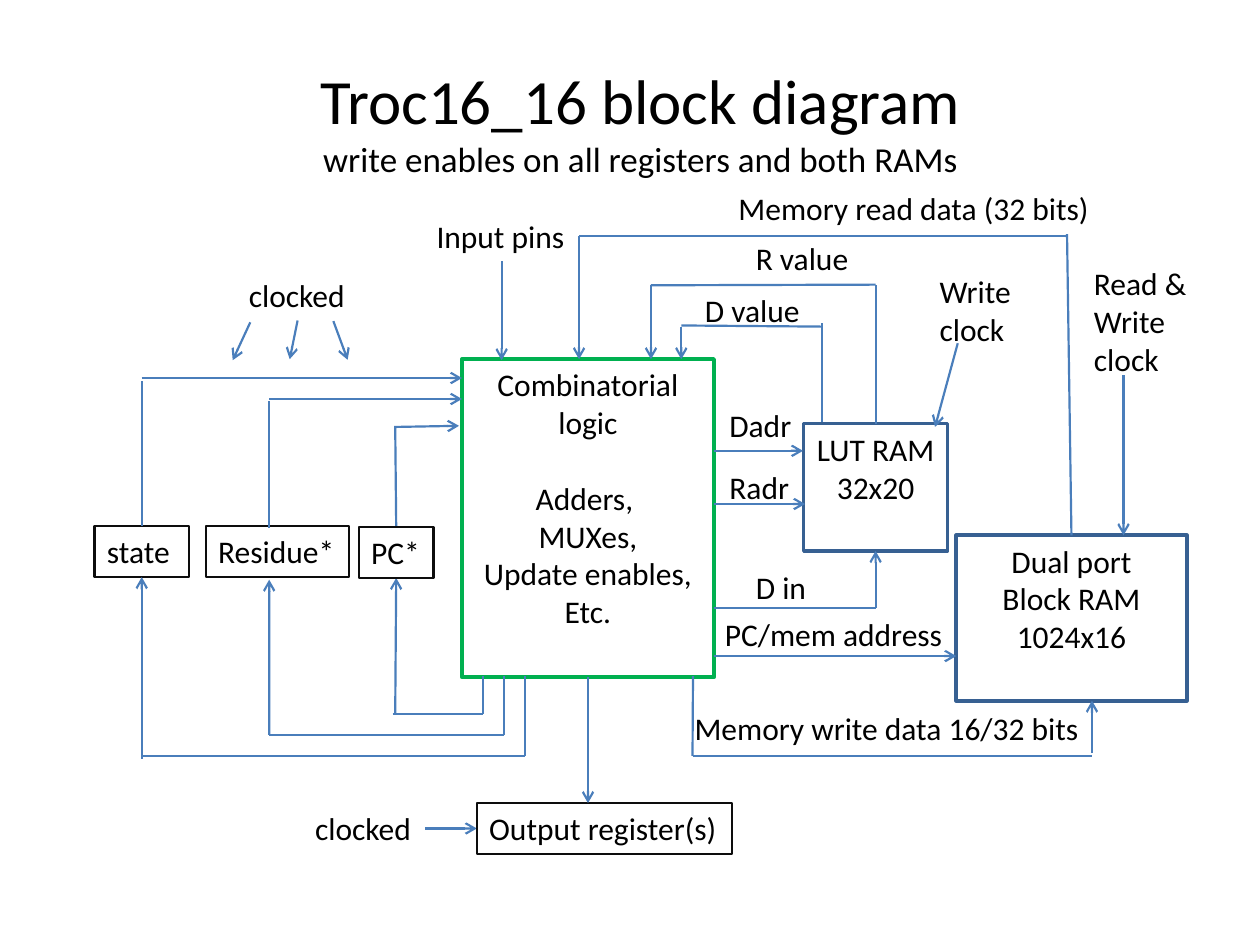
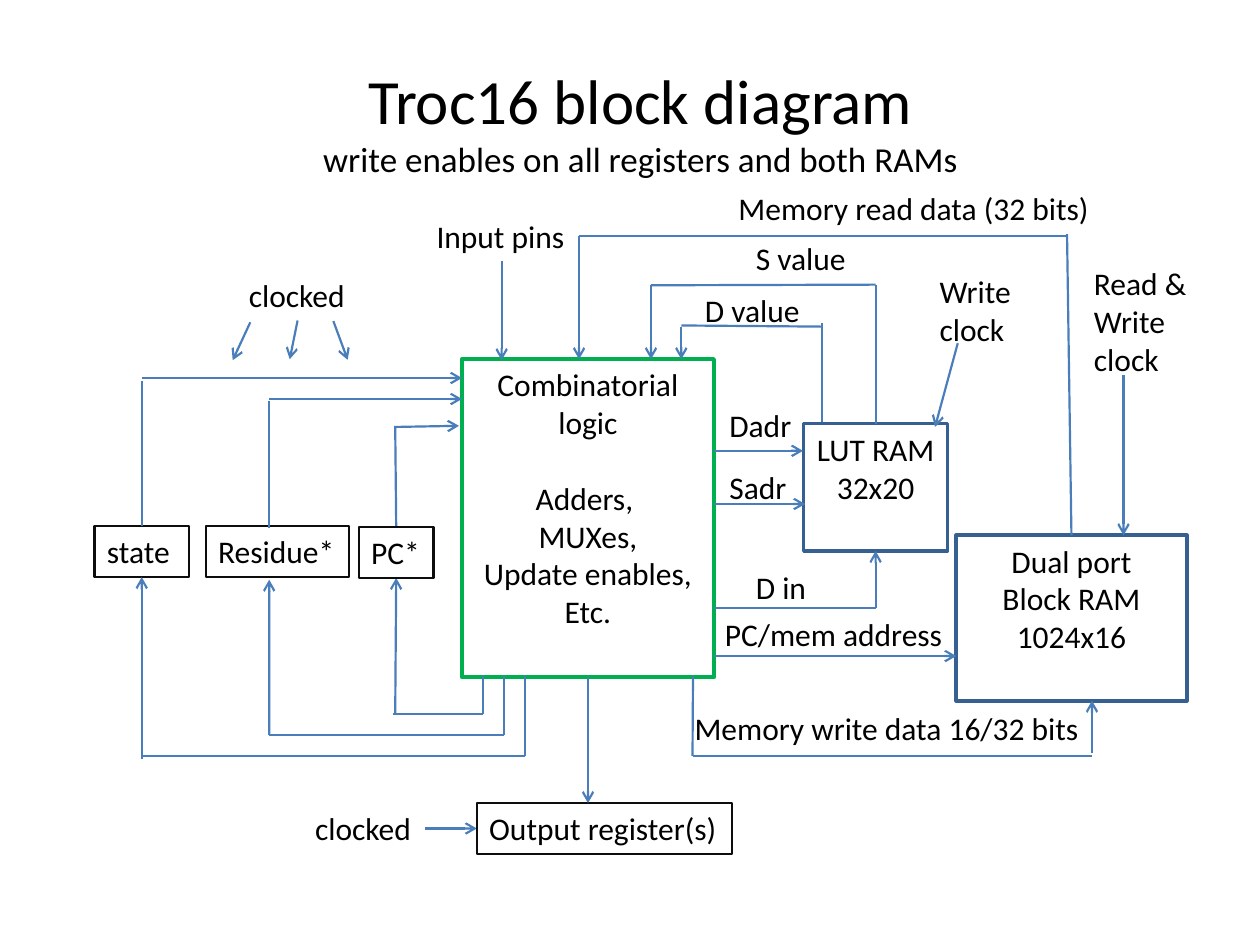
Before and after one commit to jimbrake/TROC16_16, a slide deck: slide 21 of DIY_soft-core_uP.pptx (slide 18 before the commit). Drawn at 1260x945 pixels with LibreOffice and Linux fonts; fonts in the diff are those of the drawing. Boxes give left, top, right and bottom in pixels: in the first picture for what was removed or moved away, otherwise in the second. Text is boxed around its words. In the diff, an @@ line names an element or a change of style, - is before the commit and + after.

```diff
--- a/DIY_soft-core_uP.pptx
+++ b/DIY_soft-core_uP.pptx
@@ title at [323, 80, 957, 178]: text changed @@
-Troc16_16 block diagram
-write enables on all registers and both RAMs
+Troc16 block diagram
+write enables on all registers and both RAMs
@@ text at [756, 248, 845, 271]: text changed @@
-R value
+S value
@@ text at [729, 477, 786, 505]: text changed @@
-Radr
+Sadr
```
Also in this commit, not shown: 34 other slides changed, 5 slides added, 5 other files.
